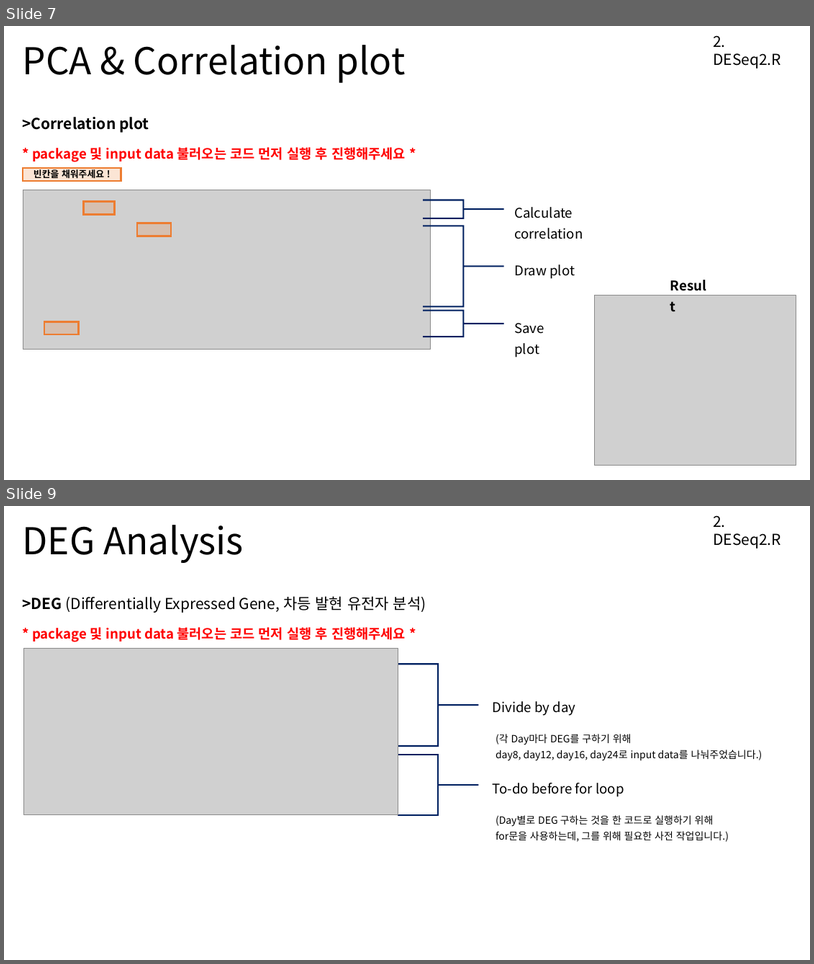
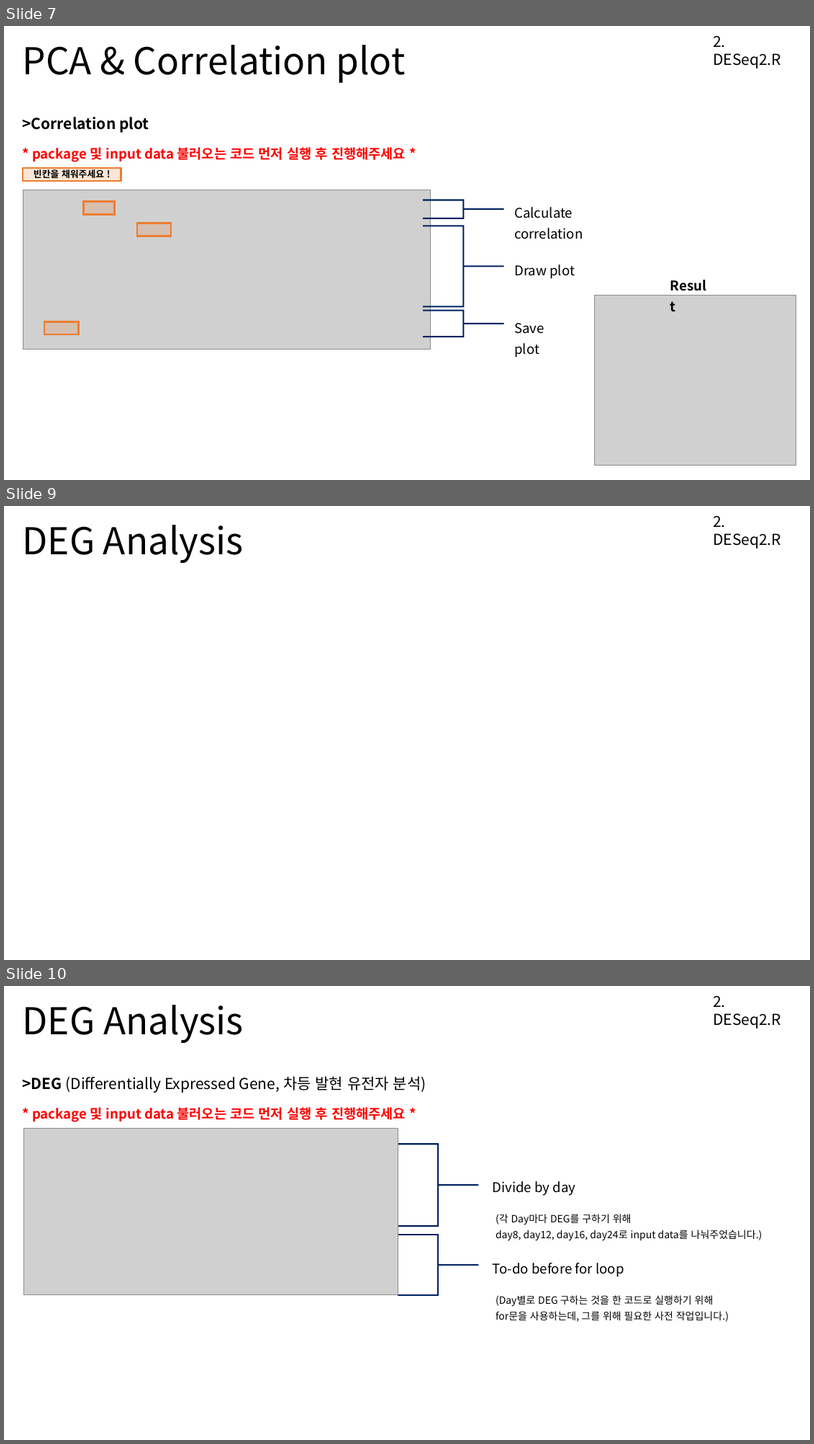
Before and after one commit to Khreat0205/Education_BulkRNAseq, a slide deck: Presentation/2. DESeq2.pptx. Shown one above the other, each under a label of ours: slides 7 and 9 before the commit, slides 7, 9 and 10 after it; the slides between them are not shown. The pictures are 814x964 and 814x1444 pixels, drawn with LibreOffice and Linux fonts; fonts in the diff are those of the drawing; grey boxes stand for pictures. Boxes give left, top, right and bottom in pixels: in the first picture for what was removed or moved away, otherwise in the second. Text is boxed around its words. In the diff, an @@ line names an element or a change of style, - is before the commit and + after.

```diff
--- a/Presentation/2. DESeq2.pptx
+++ b/Presentation/2. DESeq2.pptx
@@ slide 9 added at (4,506,810,960), background #FFFFFF @@
@@ title added at (23,525,244,563), 44 pt, text #000000 @@
+DEG Analysis
@@ text added at (713,515,782,548), 18 pt, text #000000 @@
+2. DESeq2.R
@@ what was slide 9 is now slide 10 @@
```
Also in this commit, not shown: 1 slide changed.
